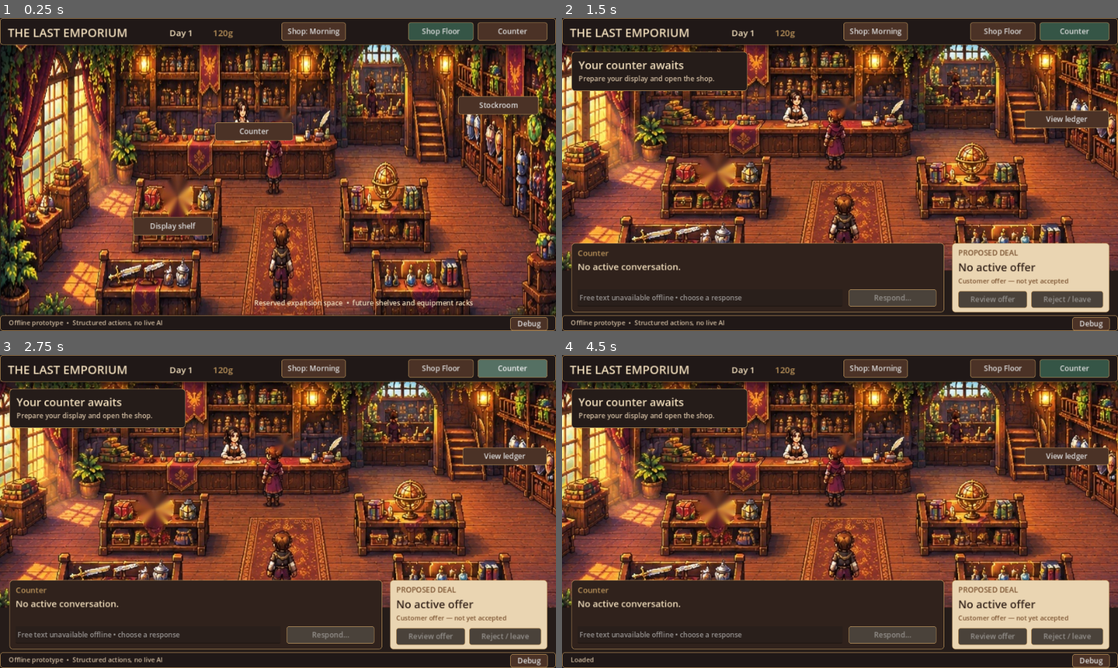
Above: before the commit, frames 1-4 (two rows, left to right).
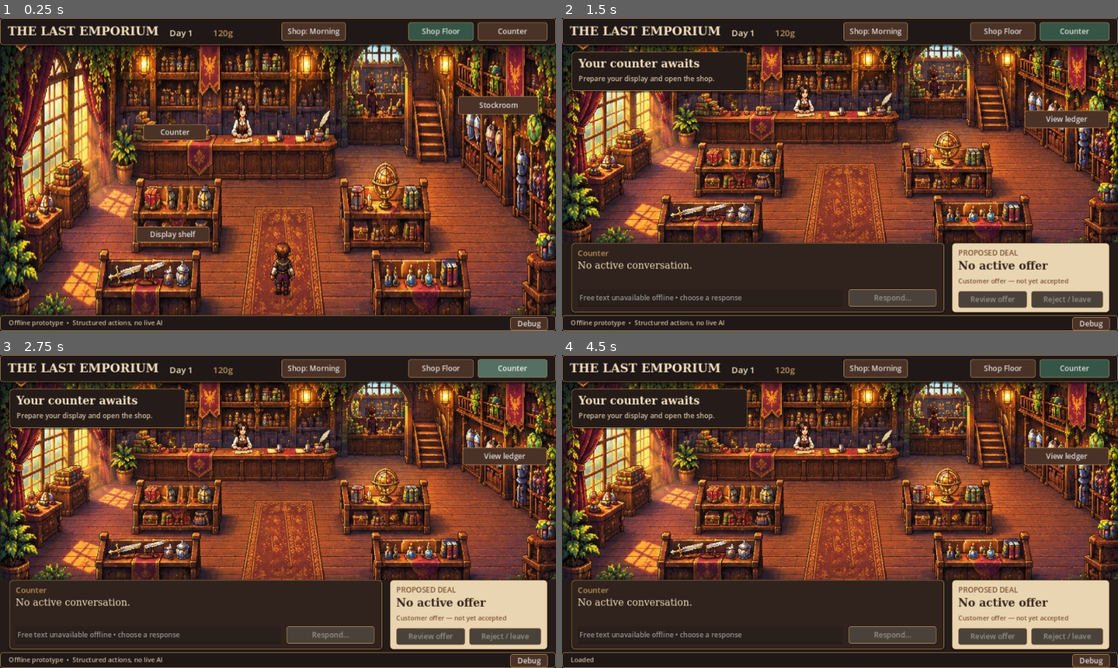
Above: after the commit, the same moments.

Repository: flyingdurian/THE_LAST_EMPORIUM
Game: Godot game, scene res://ui/GateC.tscn
Two runs of this game, one before a commit and one after it. Both use one fixed random seed, a clock stepped at 60 frames per second and the inputs below.
Inputs:
- Up to frame 1 (0.25 s): no input
- Up to frame 2 (1.5 s): click "Display shelf" at 0.5 s; click "Counter" at 1.25 s
- Up to frame 3 (2.75 s): click "Counter" at 2 s
- Up to frame 4 (4.5 s): click "Debug" at 2.75 s; click "Save" at 3.5 s; click "Load" at 4.25 s

The runs differ from the first frame. In frame 1, 4.6% of the frame differs, in the area x 1-99%, y 2-93%; in frame 2, 47%, in the area x 0-100%, y 2-82%; in frame 3, 47%; in frame 4, 47%.

Commit message:
Gate C visual iteration 2: stage alignment, thumbnail bounds, serif hierarchy, dynamic floor sprites

Diff:
--- /dev/null
+++ b/ui/ambient.gd
@@ -0,0 +1,12 @@
+extends Control
+## Cosmetic dust motes only; no domain clock or negotiation effects.
+var elapsed := 0.0
+func _process(delta: float) -> void:
+	elapsed += delta
+	queue_redraw()
+func _draw() -> void:
+	for i in range(16):
+		var x := fmod(float(i*173+47)+elapsed*(5.0+float(i%4)),maxf(size.x,1.0))
+		var y := fmod(float(i*91+28)-elapsed*(3.0+float(i%3))+size.y*20.0,maxf(size.y,1.0))
+		var alpha := 0.10+0.12*(sin(elapsed*1.4+float(i))+1.0)/2.0
+		draw_circle(Vector2(x,y),1.2+float(i%2)*0.65,Color(1.0,0.76,0.40,alpha))
--- a/ui/gate_c.gd
+++ b/ui/gate_c.gd
@@ -3,8 +3,11 @@
 const Shop = preload("res://domain/shop.gd")
 const Negotiation = preload("res://domain/negotiation.gd")
 const Speech = preload("res://domain/dialogue.gd")
-const FLOOR = preload("res://art/floor.jpg")
-const COUNTER = preload("res://art/counter.jpg")
+const FLOOR = preload("res://art/floor_clean.jpg")
+const COUNTER = preload("res://art/counter_clean.jpg")
+const OWNER = preload("res://art/merchant_floor.png")
+const CUSTOMER = preload("res://art/customer_floor.png")
+const Ambient = preload("res://ui/ambient.gd")
 const ITEM = preload("res://art/dragonstone.png")
 const SAVE_UI = "user://emporium_gate_c_ui.json"
 var shop = Shop.new()
@@ -22,6 +25,11 @@
 var last_line := ""
 var transition: Tween
 var last_snapshot: Dictionary = {}
+var owner_pos := Vector2(650,642)
+var owner_sprite: TextureRect
+var heading_font: SystemFont
+var conversation_font: SystemFont
+const FLOOR_OBSTACLES := [Rect2(290,380,240,155),Rect2(780,380,225,155),Rect2(210,555,260,150),Rect2(840,555,240,150)]
 const INK = Color("251c19")
 const GOLD = Color("bc945b")
 const PAPER = Color("f2dfbd")
@@ -30,6 +38,8 @@
 
 func _ready() -> void:
 	get_window().min_size = Vector2i(960,540)
+	heading_font = SystemFont.new(); heading_font.font_names = PackedStringArray(["Georgia","DejaVu Serif","Noto Serif"]); heading_font.font_weight = 700
+	conversation_font = SystemFont.new(); conversation_font.font_names = PackedStringArray(["Georgia","DejaVu Serif","Noto Serif"])
 	refresh()
 
 func box(parent: Control, rect: Rect2, color: Color = INK) -> Panel:
@@ -38,6 +48,7 @@
 	var style := StyleBoxFlat.new()
 	style.bg_color = color; style.border_color = GOLD
 	style.set_border_width_all(1); style.set_corner_radius_all(7)
+	style.shadow_color = Color(0.04,0.02,0.01,0.45); style.shadow_size = 3; style.shadow_offset = Vector2(0,2)
 	p.add_theme_stylebox_override("panel",style)
 	p.mouse_filter = Control.MOUSE_FILTER_IGNORE
 	parent.add_child(p)
@@ -47,6 +58,7 @@
 	var l := Label.new()
 	l.text = text; l.position = rect.position; l.size = rect.size
 	l.add_theme_font_size_override("font_size",font_size)
+	if font_size >= 23 and heading_font != null: l.add_theme_font_override("font",heading_font)
 	l.add_theme_color_override("font_color",color)
 	l.autowrap_mode = TextServer.AUTOWRAP_WORD_SMART
 	l.mouse_filter = Control.MOUSE_FILTER_IGNORE
@@ -68,11 +80,13 @@
 	return b
 
 func pic(parent: Control, texture: Texture2D, rect: Rect2, cover: bool = false) -> TextureRect:
-	var t := TextureRect.new(); t.texture = texture; t.position = rect.position; t.size = rect.size
+	var t := TextureRect.new()
+	# Set expansion before the texture and final rectangle; otherwise the native texture size becomes the minimum.
 	t.expand_mode = TextureRect.EXPAND_IGNORE_SIZE
 	t.stretch_mode = TextureRect.STRETCH_KEEP_ASPECT_COVERED if cover else TextureRect.STRETCH_KEEP_ASPECT_CENTERED
-	t.mouse_filter = Control.MOUSE_FILTER_IGNORE
-	parent.add_child(t); return t
+	t.texture = texture; t.mouse_filter = Control.MOUSE_FILTER_IGNORE
+	parent.add_child(t); t.position = rect.position; t.size = rect.size
+	return t
 
 func active(s: Dictionary) -> bool:
 	return not s.session.is_empty() and s.session.status in ["negotiating","pending"]
@@ -140,6 +154,9 @@
 	else: switch_view("counter")
 
 func refresh() -> void:
+	if transition and transition.is_valid(): transition.kill()
+	transition = null
+	owner_sprite = null
 	if is_instance_valid(root):
 		remove_child(root); root.queue_free()
 	root = Control.new(); root.size = Vector2(1280,720); add_child(root)
@@ -166,10 +183,14 @@
 func draw_floor(s: Dictionary) -> void:
 	var floor_art := pic(root,FLOOR,Rect2(0,62,1280,622))
 	floor_art.stretch_mode = TextureRect.STRETCH_SCALE
+	# The painted floor contains no baked player or waiting customer. Their visibility follows this shared session.
+	if waiting(s) or active(s): pic(root,CUSTOMER,Rect2(609,270,54,135))
+	owner_sprite = pic(root,OWNER,Rect2(owner_pos-Vector2(33,128),Vector2(66,128)))
+	add_ambient(Rect2(0,62,1280,622))
 	# Contextual hotspots, not domain changes. Scenic concept objects are decorative.
-	btn(root,"Display shelf",Rect2(307,458,182,42),func(): open_drawer("shelf"))
+	btn(root,"Display shelf",Rect2(314,480,168,36),func(): open_drawer("shelf"))
 	btn(root,"Stockroom",Rect2(1055,180,185,42),func(): open_drawer("stock"))
-	btn(root,"Counter",Rect2(495,240,180,42),func(): open_counter())
+	btn(root,"Counter",Rect2(330,245,146,36),func(): open_counter())
 	if waiting(s):
 		box(root,Rect2(720,77,532,74))
 		label(root,"Customer waiting  •  " + str(s.customer.name),Rect2(735,88,310,30),19,GOLD)
@@ -177,8 +198,9 @@
 	elif active(s):
 		btn(root,"Resume conversation",Rect2(1005,91,245,46),func(): switch_view("counter"),false,true)
 	if str(s.item.location).begins_with("shelf:") and s.item.owner == "shop":
-		pic(root,ITEM,Rect2(382,353,76,88))
-	label(root,"Reserved expansion space  •  future shelves and equipment racks",Rect2(585,644,650,26),16,PAPER)
+		if active(s): pic(root,ITEM,Rect2(675,205,48,52))
+		else: pic(root,ITEM,Rect2(375,346,78,84))
+	# The right-hand aisle is left clear for later modular fixtures; no expansion gameplay yet.
 	if drawer in ["stock","shelf"]: draw_stock(s)
 	elif drawer == "status":
 		box(root,Rect2(28,78,300,205))
@@ -215,7 +237,9 @@
 	var n: Dictionary = s.session
 	var is_active := active(s)
 	var has_customer: bool = is_active
-	pic(root,COUNTER if has_customer else FLOOR,Rect2(0,62,1280,520),true)
+	var scene_art := pic(root,COUNTER if has_customer else FLOOR,Rect2(0,62,1280,456))
+	scene_art.stretch_mode = TextureRect.STRETCH_SCALE
+	add_ambient(Rect2(0,62,1280,456))
 	if has_customer:
 		box(root,Rect2(22,78,305,78))
 		label(root,str(s.customer.name),Rect2(36,88,275,32),27)
@@ -227,18 +251,23 @@
 	var i: Dictionary = s.item
 	# Item anchor is independent of the HUD and ledger; texture fit accommodates large objects.
 	if is_active:
-		item_stage = pic(root,ITEM,Rect2(770,250,345,260))
+		item_stage = pic(root,ITEM,Rect2(795,318,270,192))
+		# Match the physical counter plane in the temporary art. Large objects can use the full 470×280 stage.
+		item_stage.stretch_mode = TextureRect.STRETCH_SCALE
+		if str(i.get("stage_size","small")) == "large":
+			item_stage.stretch_mode = TextureRect.STRETCH_KEEP_ASPECT_CENTERED
+			item_stage.position = Vector2(740,228); item_stage.size = Vector2(470,282)
 		box(root,Rect2(944,78,316,124))
-		pic(root,ITEM,Rect2(956,90,76,78))
-		label(root,str(i.name),Rect2(1038,90,210,31),23)
-		label(root,"Condition %d%%  •  Asking %dg" % [i.condition_pct,i.asking],Rect2(1038,126,207,49),16,GOLD)
-		label(root,"Inspect / terms",Rect2(956,171,285,24),15,MUTED)
+		pic(root,ITEM,Rect2(955,91,74,91))
+		label(root,str(i.name),Rect2(1038,91,207,34),21 if str(i.name).length() > 18 else 24)
+		label(root,"Condition %d%%\nAsking %dg" % [i.condition_pct,i.asking],Rect2(1038,130,207,55),17,GOLD)
 	btn(root,"Hide ledger" if ledger else "View ledger",Rect2(1065,213,194,40),func(): ledger = not ledger; refresh())
 	if ledger: draw_ledger()
 	box(root,Rect2(22,518,858,159),Color("30221c"))
 	label(root,str(s.customer.name) if has_customer else "Counter",Rect2(36,528,820,26),18,GOLD)
 	var line: String = Speech.render(Negotiation.public_plan(n)) if not n.is_empty() else (str(s.return_note) if s.return_note != "" else "No active conversation.")
-	label(root,line,Rect2(36,556,825,57),21)
+	var dialogue_line := label(root,line,Rect2(36,556,825,57),22)
+	if conversation_font != null: dialogue_line.add_theme_font_override("font",conversation_font)
 	var edit := LineEdit.new(); edit.position = Vector2(36,624); edit.size = Vector2(610,40); edit.placeholder_text = "Free text unavailable offline • choose a response"; edit.editable = false; root.add_child(edit)
 	btn(root,"Respond…",Rect2(660,624,202,40),func(): open_drawer("responses"),is_active == false or n.status != "negotiating",true)
 	box(root,Rect2(898,518,362,159),Color("ead5b2"))
@@ -288,17 +317,47 @@
 	var r: Dictionary = shop.save()
 	if r.ok:
 		var f := FileAccess.open(SAVE_UI,FileAccess.WRITE)
-		if f: f.store_string(JSON.stringify({"revision":shop.snapshot().revision,"view":view,"ledger":ledger,"history":history,"history_session":history_session,"price":price_value})); f.close()
+		if f: f.store_string(JSON.stringify({"revision":shop.snapshot().revision,"view":view,"ledger":ledger,"history":history,"history_session":history_session,"price":price_value,"owner_pos":[owner_pos.x,owner_pos.y]})); f.close()
 	message = "Saved" if r.ok else str(r.get("error","Save failed")); refresh()
 
 func load_game() -> void:
 	var r: Dictionary = shop.load_save()
 	if r.ok:
-		var s := shop.snapshot(); var ui: Variant = JSON.parse_string(FileAccess.get_file_as_string(SAVE_UI))
+		var s := shop.snapshot(); var ui: Variant = Shop.parse_save(FileAccess.get_file_as_string(SAVE_UI)) if FileAccess.file_exists(SAVE_UI) else null
 		view = "counter" if active(s) else "floor"; ledger = false; history=[]; history_session=-1
 		if ui is Dictionary and int(ui.get("revision",-1)) == int(s.revision):
 			view = "counter" if ui.get("view","") == "counter" else "floor"; ledger = bool(ui.get("ledger",false)); history = ui.get("history",[]); history_session = int(ui.get("history_session",-1)); price_value = int(ui.get("price",650))
+			var saved_pos: Array = ui.get("owner_pos",[650,642]); if saved_pos.size() == 2: owner_pos = Vector2(float(saved_pos[0]),float(saved_pos[1]))
 		elif not s.session.is_empty():
 			history_session = int(s.session.session); append_npc(s)
 		drawer = ""; debug = false
 	message = "Loaded" if r.ok else str(r.get("error","Load failed")); refresh()
+
+func add_ambient(rect: Rect2) -> void:
+	var a := Ambient.new()
+	a.position = rect.position; a.size = rect.size; a.mouse_filter = Control.MOUSE_FILTER_IGNORE
+	root.add_child(a)
+
+func _process(delta: float) -> void:
+	if view != "floor" or drawer != "" or debug or not is_instance_valid(owner_sprite): return
+	var dir := Vector2.ZERO
+	if Input.is_physical_key_pressed(KEY_A): dir.x -= 1
+	if Input.is_physical_key_pressed(KEY_D): dir.x += 1
+	if Input.is_physical_key_pressed(KEY_W): dir.y -= 1
+	if Input.is_physical_key_pressed(KEY_S): dir.y += 1
+	if get_viewport().gui_get_focus_owner() == null:
+		dir += Input.get_vector("ui_left","ui_right","ui_up","ui_down")
+	if dir == Vector2.ZERO: return
+	var target := owner_pos + dir.normalized() * 175.0 * delta
+	target.x = clampf(target.x,140,1160); target.y = clampf(target.y,350,660)
+	var xtry := Vector2(target.x,owner_pos.y)
+	var ytry := Vector2(owner_pos.x,target.y)
+	if not blocked(xtry): owner_pos.x = target.x
+	if not blocked(ytry): owner_pos.y = target.y
+	owner_sprite.position = owner_pos - Vector2(33,128)
+	owner_sprite.flip_h = dir.x < 0.0 if dir.x != 0.0 else owner_sprite.flip_h
+
+func blocked(point: Vector2) -> bool:
+	for rect in FLOOR_OBSTACLES:
+		if rect.grow(12).has_point(point): return true
+	return false
Binary file added: art/counter_clean.jpg
Binary file added: art/customer_floor.png
Binary file added: art/floor_clean.jpg
Binary file added: art/merchant_floor.png
